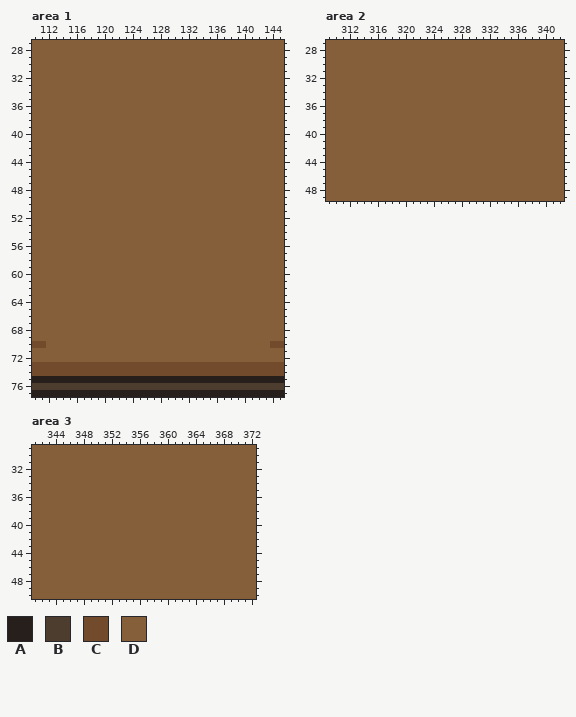
File history of a pixel-art file, ! External Files/experimentation.aseprite. The picture above is the old version.
963x109 pixels, 1 frame. Colours within 5 levels of each other are drawn and written as one. Shown: area 1: x 110..145, y 27..77; area 2: x 309..342, y 27..49; area 3: x 341..372, y 29..50. The commit also changed other parts of the picture, which this record leaves out.
Visible layers, top first: "Foreground/Wall", "Characters", "Background/Furniture", "Background/Wall".
Palette (. is transparent): A #271f1b  B #4c3d2e  C #724b2c  D #855f39
Pixels before, area 1, first column x 110:
27 DDDDDDDDDDDDDDDDDDDDDDDDDDDDDDDDDDDD
28 DDDDDDDDDDDDDDDDDDDDDDDDDDDDDDDDDDDD
29 DDDDDDDDDDDDDDDDDDDDDDDDDDDDDDDDDDDD
30 DDDDDDDDDDDDDDDDDDDDDDDDDDDDDDDDDDDD
31 DDDDDDDDDDDDDDDDDDDDDDDDDDDDDDDDDDDD
32 DDDDDDDDDDDDDDDDDDDDDDDDDDDDDDDDDDDD
33 DDDDDDDDDDDDDDDDDDDDDDDDDDDDDDDDDDDD
34 DDDDDDDDDDDDDDDDDDDDDDDDDDDDDDDDDDDD
35 DDDDDDDDDDDDDDDDDDDDDDDDDDDDDDDDDDDD
36 DDDDDDDDDDDDDDDDDDDDDDDDDDDDDDDDDDDD
37 DDDDDDDDDDDDDDDDDDDDDDDDDDDDDDDDDDDD
38 DDDDDDDDDDDDDDDDDDDDDDDDDDDDDDDDDDDD
39 DDDDDDDDDDDDDDDDDDDDDDDDDDDDDDDDDDDD
40 DDDDDDDDDDDDDDDDDDDDDDDDDDDDDDDDDDDD
41 DDDDDDDDDDDDDDDDDDDDDDDDDDDDDDDDDDDD
42 DDDDDDDDDDDDDDDDDDDDDDDDDDDDDDDDDDDD
43 DDDDDDDDDDDDDDDDDDDDDDDDDDDDDDDDDDDD
44 DDDDDDDDDDDDDDDDDDDDDDDDDDDDDDDDDDDD
45 DDDDDDDDDDDDDDDDDDDDDDDDDDDDDDDDDDDD
46 DDDDDDDDDDDDDDDDDDDDDDDDDDDDDDDDDDDD
47 DDDDDDDDDDDDDDDDDDDDDDDDDDDDDDDDDDDD
48 DDDDDDDDDDDDDDDDDDDDDDDDDDDDDDDDDDDD
49 DDDDDDDDDDDDDDDDDDDDDDDDDDDDDDDDDDDD
50 DDDDDDDDDDDDDDDDDDDDDDDDDDDDDDDDDDDD
51 DDDDDDDDDDDDDDDDDDDDDDDDDDDDDDDDDDDD
52 DDDDDDDDDDDDDDDDDDDDDDDDDDDDDDDDDDDD
53 DDDDDDDDDDDDDDDDDDDDDDDDDDDDDDDDDDDD
54 DDDDDDDDDDDDDDDDDDDDDDDDDDDDDDDDDDDD
55 DDDDDDDDDDDDDDDDDDDDDDDDDDDDDDDDDDDD
56 DDDDDDDDDDDDDDDDDDDDDDDDDDDDDDDDDDDD
57 DDDDDDDDDDDDDDDDDDDDDDDDDDDDDDDDDDDD
58 DDDDDDDDDDDDDDDDDDDDDDDDDDDDDDDDDDDD
59 DDDDDDDDDDDDDDDDDDDDDDDDDDDDDDDDDDDD
60 DDDDDDDDDDDDDDDDDDDDDDDDDDDDDDDDDDDD
61 DDDDDDDDDDDDDDDDDDDDDDDDDDDDDDDDDDDD
62 DDDDDDDDDDDDDDDDDDDDDDDDDDDDDDDDDDDD
63 DDDDDDDDDDDDDDDDDDDDDDDDDDDDDDDDDDDD
64 DDDDDDDDDDDDDDDDDDDDDDDDDDDDDDDDDDDD
65 DDDDDDDDDDDDDDDDDDDDDDDDDDDDDDDDDDDD
66 DDDDDDDDDDDDDDDDDDDDDDDDDDDDDDDDDDDD
67 DDDDDDDDDDDDDDDDDDDDDDDDDDDDDDDDDDDD
68 DDDDDDDDDDDDDDDDDDDDDDDDDDDDDDDDDDDD
69 DDDDDDDDDDDDDDDDDDDDDDDDDDDDDDDDDDDD
70 CCDDDDDDDDDDDDDDDDDDDDDDDDDDDDDDDDCC
71 DDDDDDDDDDDDDDDDDDDDDDDDDDDDDDDDDDDD
72 DDDDDDDDDDDDDDDDDDDDDDDDDDDDDDDDDDDD
73 CCCCCCCCCCCCCCCCCCCCCCCCCCCCCCCCCCCC
74 CCCCCCCCCCCCCCCCCCCCCCCCCCCCCCCCCCCC
75 AAAAAAAAAAAAAAAAAAAAAAAAAAAAAAAAAAAA
76 BBBBBBBBBBBBBBBBBBBBBBBBBBBBBBBBBBBB
77 AAAAAAAAAAAAAAAAAAAAAAAAAAAAAAAAAAAA
Pixels before, area 2, first column x 309:
27 DDDDDDDDDDDDDDDDDDDDDDDDDDDDDDDDDD
28 DDDDDDDDDDDDDDDDDDDDDDDDDDDDDDDDDD
29 DDDDDDDDDDDDDDDDDDDDDDDDDDDDDDDDDD
30 DDDDDDDDDDDDDDDDDDDDDDDDDDDDDDDDDD
31 DDDDDDDDDDDDDDDDDDDDDDDDDDDDDDDDDD
32 DDDDDDDDDDDDDDDDDDDDDDDDDDDDDDDDDD
33 DDDDDDDDDDDDDDDDDDDDDDDDDDDDDDDDDD
34 DDDDDDDDDDDDDDDDDDDDDDDDDDDDDDDDDD
35 DDDDDDDDDDDDDDDDDDDDDDDDDDDDDDDDDD
36 DDDDDDDDDDDDDDDDDDDDDDDDDDDDDDDDDD
37 DDDDDDDDDDDDDDDDDDDDDDDDDDDDDDDDDD
38 DDDDDDDDDDDDDDDDDDDDDDDDDDDDDDDDDD
39 DDDDDDDDDDDDDDDDDDDDDDDDDDDDDDDDDD
40 DDDDDDDDDDDDDDDDDDDDDDDDDDDDDDDDDD
41 DDDDDDDDDDDDDDDDDDDDDDDDDDDDDDDDDD
42 DDDDDDDDDDDDDDDDDDDDDDDDDDDDDDDDDD
43 DDDDDDDDDDDDDDDDDDDDDDDDDDDDDDDDDD
44 DDDDDDDDDDDDDDDDDDDDDDDDDDDDDDDDDD
45 DDDDDDDDDDDDDDDDDDDDDDDDDDDDDDDDDD
46 DDDDDDDDDDDDDDDDDDDDDDDDDDDDDDDDDD
47 DDDDDDDDDDDDDDDDDDDDDDDDDDDDDDDDDD
48 DDDDDDDDDDDDDDDDDDDDDDDDDDDDDDDDDD
49 DDDDDDDDDDDDDDDDDDDDDDDDDDDDDDDDDD
Pixels before, area 3, first column x 341:
29 DDDDDDDDDDDDDDDDDDDDDDDDDDDDDDDD
30 DDDDDDDDDDDDDDDDDDDDDDDDDDDDDDDD
31 DDDDDDDDDDDDDDDDDDDDDDDDDDDDDDDD
32 DDDDDDDDDDDDDDDDDDDDDDDDDDDDDDDD
33 DDDDDDDDDDDDDDDDDDDDDDDDDDDDDDDD
34 DDDDDDDDDDDDDDDDDDDDDDDDDDDDDDDD
35 DDDDDDDDDDDDDDDDDDDDDDDDDDDDDDDD
36 DDDDDDDDDDDDDDDDDDDDDDDDDDDDDDDD
37 DDDDDDDDDDDDDDDDDDDDDDDDDDDDDDDD
38 DDDDDDDDDDDDDDDDDDDDDDDDDDDDDDDD
39 DDDDDDDDDDDDDDDDDDDDDDDDDDDDDDDD
40 DDDDDDDDDDDDDDDDDDDDDDDDDDDDDDDD
41 DDDDDDDDDDDDDDDDDDDDDDDDDDDDDDDD
42 DDDDDDDDDDDDDDDDDDDDDDDDDDDDDDDD
43 DDDDDDDDDDDDDDDDDDDDDDDDDDDDDDDD
44 DDDDDDDDDDDDDDDDDDDDDDDDDDDDDDDD
45 DDDDDDDDDDDDDDDDDDDDDDDDDDDDDDDD
46 DDDDDDDDDDDDDDDDDDDDDDDDDDDDDDDD
47 DDDDDDDDDDDDDDDDDDDDDDDDDDDDDDDD
48 DDDDDDDDDDDDDDDDDDDDDDDDDDDDDDDD
49 DDDDDDDDDDDDDDDDDDDDDDDDDDDDDDDD
50 DDDDDDDDDDDDDDDDDDDDDDDDDDDDDDDD
And afterwards:
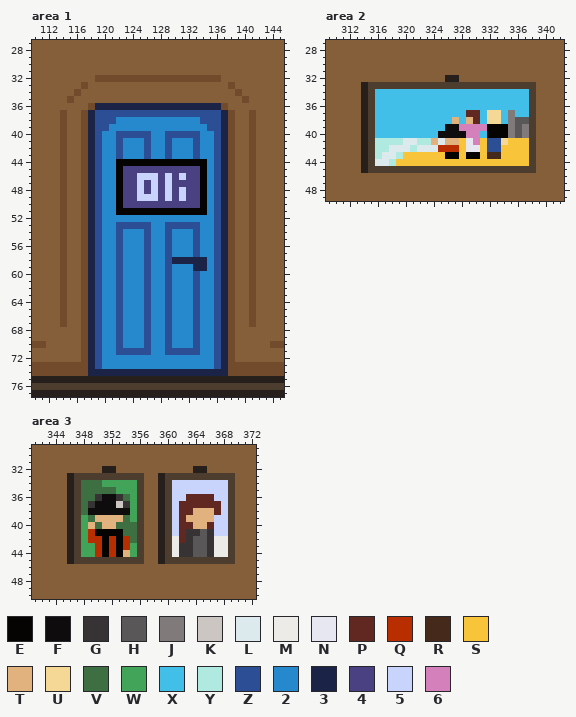
Colours new in this view: E #050403  F #0e0c0c  G #373334  H #595757  J #807b7a  K #cbc6c1  L #dceaee  M #ecebe7  N #e6e7f0  P #612721  Q #b92e00  R #452a1b  S #f8c53a  T #e2b27e  U #f6d896  V #3d6f43  W #42a459  X #42bfe8  Y #afe9df  Z #2b4e95  2 #2789cd  3 #1b2447  4 #494182  5 #c9d4fd  6 #d480bb
The edit:
layer "Foreground/Furniture + Objects" now shown
Changed rows in their new state; - is an unchanged pixel.
Area 1, layer "Foreground/Furniture + Objects":
first column x 114:
32 -----CCCCCCCCCCCCCCCCCC-----
33 ---C--------------------C---
34 --C----------------------C--
35 -C------------------------C-
36 ----C333333333333333333C----
37 C--C3ZZZZZZZZZZZZZZZZZZ3C--C
38 C--C3ZZZ222222222222ZZZ3C--C
39 C--C3ZZ22222222222222ZZ3C--C
40 C--C3Z22ZZZZZ22ZZZZZ22Z3C--C
41 C--C3Z22Z222Z22Z222Z22Z3C--C
42 C--C3Z22Z222Z22Z222Z22Z3C--C
43 C--C3Z22Z222Z22Z222Z22Z3C--C
44 C--C3Z22EEEEEEEEEEEEE2Z3C--C
45 C--C3Z22E44444444444E2Z3C--C
46 C--C3Z22E44555454544E2Z3C--C
47 C--C3Z22E44545454444E2Z3C--C
48 C--C3Z22E44545454544E2Z3C--C
49 C--C3Z22E44555454544E2Z3C--C
50 C--C3Z22E44444444444E2Z3C--C
51 C--C3Z22EEEEEEEEEEEEE2Z3C--C
52 C--C3Z2222222222222222Z3C--C
53 C--C3Z22ZZZZZ22ZZZZZ22Z3C--C
54 C--C3Z22Z222Z22Z222Z22Z3C--C
55 C--C3Z22Z222Z22Z222Z22Z3C--C
56 C--C3Z22Z222Z22Z222Z22Z3C--C
57 C--C3Z22Z222Z22Z222Z22Z3C--C
58 C--C3Z22Z222Z22Z333332Z3C--C
59 C--C3Z22Z222Z22Z222332Z3C--C
60 C--C3Z22Z222Z22Z222Z22Z3C--C
61 C--C3Z22Z222Z22Z222Z22Z3C--C
62 C--C3Z22Z222Z22Z222Z22Z3C--C
63 C--C3Z22Z222Z22Z222Z22Z3C--C
64 C--C3Z22Z222Z22Z222Z22Z3C--C
65 C--C3Z22Z222Z22Z222Z22Z3C--C
66 C--C3Z22Z222Z22Z222Z22Z3C--C
67 C--C3Z22Z222Z22Z222Z22Z3C--C
68 ---C3Z22Z222Z22Z222Z22Z3C---
69 ---C3Z22Z222Z22Z222Z22Z3C---
70 ---C3Z22Z222Z22Z222Z22Z3C---
71 ---C3Z22ZZZZZ22ZZZZZ22Z3C---
72 ---C3Z2222222222222222Z3C---
73 ----3Z2222222222222222Z3----
74 ----33333333333333333333----
Area 2, layer "Foreground/Furniture + Objects":
first column x 314:
32 ------------AA-----------
33 ABBBBBBBBBBBBBBBBBBBBBBBB
34 ABXXXXXXXXXXXXXXXXXXXXXXB
35 ABXXXXXXXXXXXXXXXXXXXXXXB
36 ABXXXXXXXXXXXXXXXXXXXXXXB
37 ABXXXXXXXXXXXXXPPXUUXJXXB
38 ABXXXXXXXXXXXTXTPXUUXJHHB
39 ABXXXXXXXXXXFF6666EEEJHJB
40 ABXXXXXXXXXFFFF66XEEEJHJB
41 ABYYYYLLYYTLTTSN6SZZUSSSB
42 ABYYLLLYLLLQQQSNNSZZSSSSB
43 ABYLLYSSSSSSEESEESRRSSSSB
44 ABLLYSSSSSSSSSSSSSSSSSSSB
45 ABBBBBBBBBBBBBBBBBBBBBBBB
Area 3, layer "Foreground/Furniture + Objects":
first column x 346:
32 -----AA-----------AA----
33 ABBBBBBBBBB--ABBBBBBBBBB
34 ABVVVWWWWWB--AB55555555B
35 ABVVVVVWWWB--AB55555555B
36 ABVVGFFGVWB--AB55PPPP55B
37 ABVGFFFKGWB--AB5PPPPPP5B
38 ABVFFFFFFWB--AB5PPTTTP5B
39 ABWVTTTTVWB--AB5PTTTT55B
40 ABWTVTTVVVB--AB5PPTTP55B
41 ABWQEEEEVVB--AB5PGGHG55B
42 ABWQQEQEQVB--ABMPGHHGMMB
43 ABWWQEQEQWB--ABMGGHHGMMB
44 ABWWQEQETWB--ABMGGHHGMMB
45 ABBBBBBBBBB--ABBBBBBBBBB
